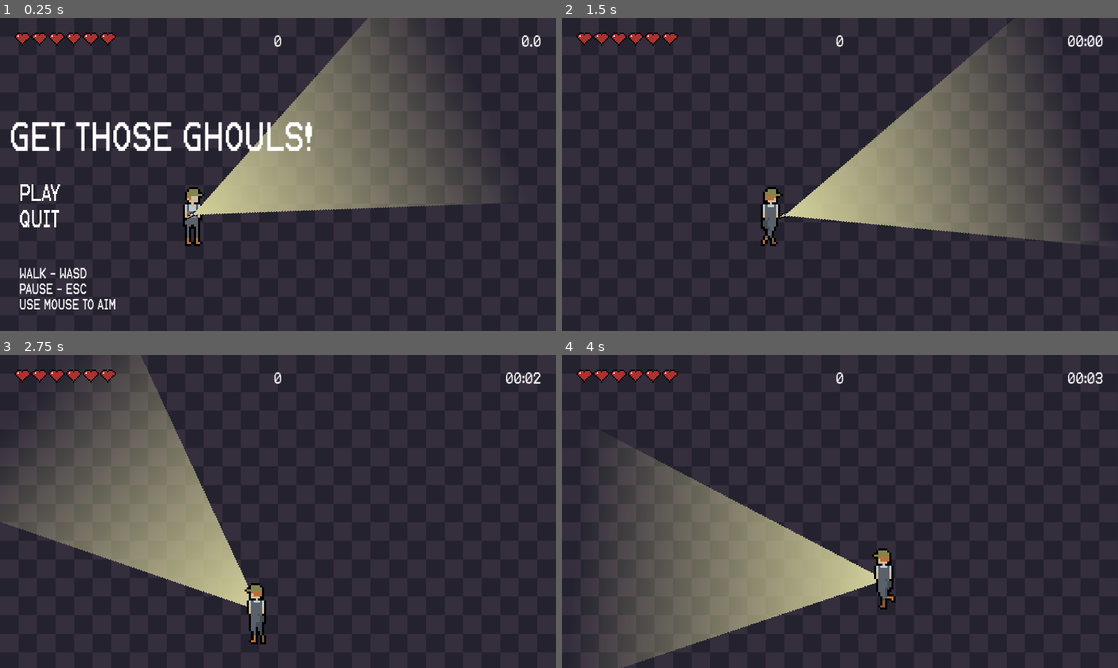
Above: before the commit, frames 1-4 (two rows, left to right).
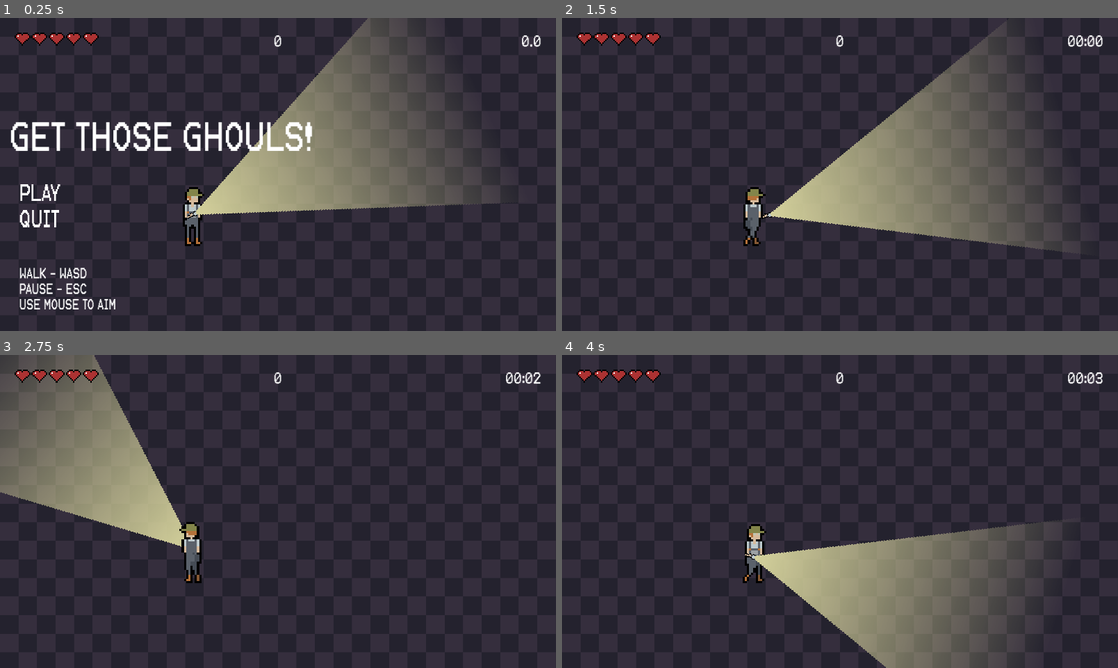
Above: after the commit, the same moments.

Repository: lolsheep/get_those_ghouls
Game: Godot game, scene res://scenes/game.tscn
The game is run twice, just before and just after one commit, with the same random seed, the same clock (stepped at 60 frames per second) and the same inputs. Sound files missing from this copy of the repository are replaced by a short silence.
Inputs (mouse positions are in pixels of both pictures, inside the frame that each line leads up to):
- Up to frame 1 (0.25 s): no input
- Up to frame 2 (1.5 s): click "PLAY" at 0.5 s; tap Enter at 1.25 s; move the mouse to (962, 158) at 1.27 s; hold D (right) from 1.28 s (still down)
- Up to frame 3 (2.75 s): move the mouse to (166, 527) at 2.02 s; release D (right) at 2.03 s; hold S (down) from 2.03 s (still down)
- Up to frame 4 (4 s): move the mouse to (895, 442) at 2.77 s; release S (down) at 2.78 s; hold D (right) 2.78-3.53 s; move the mouse to (812, 574) at 3.52 s; hold W (up) from 3.53 s (still down)

The runs differ from the first frame. In frame 1, less than 0.1% of the frame differs, in the area x 18-21%, y 4-9%; in frame 2, 3.1%; in frame 3, 23%; in frame 4, 29%, in the area x 8-87%, y 4-100%.

Commit message:
Changed some stuff in _physics_process

Diff:
--- a/scenes/walker.tscn
+++ b/scenes/walker.tscn
@@ -178,6 +178,7 @@
 }]
 
 [sub_resource type="RectangleShape2D" id="RectangleShape2D_v7563"]
+size = Vector2(122, 263)
 
 [node name="Walker" type="CharacterBody2D"]
 script = ExtResource("1_34n8l")
@@ -193,6 +194,7 @@
 autoplay = "walk"
 
 [node name="CollisionShape2D" type="CollisionShape2D" parent="."]
+position = Vector2(-29, 31.5)
 shape = SubResource("RectangleShape2D_v7563")
 
 [node name="StateMachine" type="Node" parent="." node_paths=PackedStringArray("state")]
--- a/scripts/UI.gd
+++ b/scripts/UI.gd
@@ -7,16 +7,22 @@
 var minutes
 var seconds
 var time_string
+var temp_health
 
 func _ready():
-
-	for h in range(Global.health):
+	temp_health = Global.health
+	for h in range(Global.health-1):
 		var heart = health.instantiate()
 		healthbar.add_child(heart)
 #	mute.pressed.connect(_on_mute)
 
 func _process(delta):
 
+	if Global.health < temp_health:
+		var child = healthbar.get_child(0)
+		healthbar.remove_child(child)
+		child.queue_free()
+		temp_health = Global.health
 	score.set_text(str(Global.score))
 	minutes = Global.time / 60
 	seconds = fmod(Global.time, 60)
--- a/scripts/bob.gd
+++ b/scripts/bob.gd
@@ -1,7 +1,7 @@
 class_name Player
 extends CharacterBody2D
 
-@export var speed = 300.0
+@export var speed = 1500.0
 @onready var animator := $animator
 @onready var animation_player := $AnimationPlayer
 @onready var flashlight := $flashlight
@@ -11,6 +11,7 @@
 var is_invincible = false
 var footstep_timer = 0.4
 var last_step_played
+var input = Vector2.ZERO
 @onready var sounds = [
 	preload("res://assets/sounds/Classic Old School 8 Bit Retro Game -Single Footstep, Walk - 01    [005072].wav"),
 	preload("res://assets/sounds/Classic Old School 8 Bit Retro Game -Single Footstep, Walk - 02    [005073].wav"),
@@ -18,48 +19,51 @@
 	preload("res://assets/sounds/Classic Old School 8 Bit Retro Game -Single Footstep, Walk - 04    [005075].wav"),
 	preload("res://assets/sounds/Classic Old School 8 Bit Retro Game -Single Footstep, Walk - 05    [005076].wav"),
 	preload("res://assets/sounds/Classic Old School 8 Bit Retro Game -Single Footstep, Walk - 06    [005077].wav")]
-func get_player_facing():
-	var direction = (get_global_mouse_position() - position).normalized()
-	var angle = PI + atan2(direction.y, direction.x)
 
-	var player_rotation = {
+# Not sure if this is the most efficient way of doing this, but I thought it was pretty neat.
+func get_player_face() -> String:
+
+	# Get normalized direction
+	var direction := (get_global_mouse_position() - position)
+	# Get angle based on direction
+	var angle := PI + atan2(direction.y, direction.x)
+	# Using a dict here so that I can simply return 'player_rotation[true]' at the end of the function
+	# Only one of these conditions will ever be true at a given time
+	var player_rotation := {
 		angle > 0 and angle < 1.5 : "up_left",
 		angle > 1.5 and angle < 3 : "up_right",
 		angle > 3 and angle < 4.7 : "down_right",
 		angle > 4.7 : "down_left"
 	}
-
 	return player_rotation[true]
 
-func _physics_process(delta):
+func _physics_process(delta : float) -> void:
 
-	var player_face = get_player_facing()
+	# Get the most recent player face
+	var player_face = get_player_face()
+	input = get_input()
 
-	var direction_x = Input.get_axis("left", "right")
-	var direction_y = Input.get_axis("up", "down")
-	var input := Vector2(direction_x, direction_y)
+	# Think I lost my mind here a little bit.
+	# Each case will use either the 'up_right' or 'down_right' animation
+	# Depending on the result of get_player_facing, it will flip_h to match the appropriate direction
 
-	Global.player_loc = position
+	animator.flip_h = "left" in player_face
 
 	match player_face:
 		"up_left":
 			animator.play("up_right")
-			animator.flip_h = true
 			flashlight.z_index = -1
 			flashlight.position.x = 16
 		"up_right":
 			animator.play("up_right")
-			animator.flip_h = false
 			flashlight.z_index = -1
 			flashlight.position.x = 16
 		"down_right":
 			animator.play("down_right")
-			animator.flip_h = false
 			flashlight.z_index = 1
 			flashlight.position.x = -17
 		"down_left":
 			animator.play("down_right")
-			animator.flip_h = true
 			flashlight.z_index = 1
 			flashlight.position.x = -17
 
@@ -79,20 +83,35 @@
 		else:
 			animator.play("idle")
 		audio_player.stop()
-
+	if input == Vector2.ZERO:
+		if velocity.length() > (600 * delta):
+			velocity -= velocity.normalized() * (600 * delta)
+		else:
+			velocity = Vector2.ZERO
+	else:
+		velocity += input * speed * delta
+		velocity = velocity.limit_length(400)
 
 	collided = move_and_collide(Vector2.ZERO)
 	if collided:
 		if collided.get_collider():
 			velocity.x -= 100
-			Global.health -= 1
-			is_invincible = true
+			if not is_invincible:
+				Global.health -= 1
+				is_invincible = true
+	if Global.health < 1:
+		Global.health = 5
+		get_tree().reload_current_scene()
 	if is_invincible:
 		do_invincibility(delta)
 
-	position += input * speed * delta
-	position.x = clamp(position.x, 0, 1920)
-	position.y = clamp(position.y, 0, 1080)
+	Global.player_loc = position
+
+func get_input():
+
+	input.x = int(Input.is_action_pressed("right")) - int(Input.is_action_pressed("left"))
+	input.y = int(Input.is_action_pressed("down")) - int(Input.is_action_pressed("up"))
+	return input.normalized()
 
 func create_destroy_audio():
 	var ran_sound = Global.rand_from_array(sounds)
